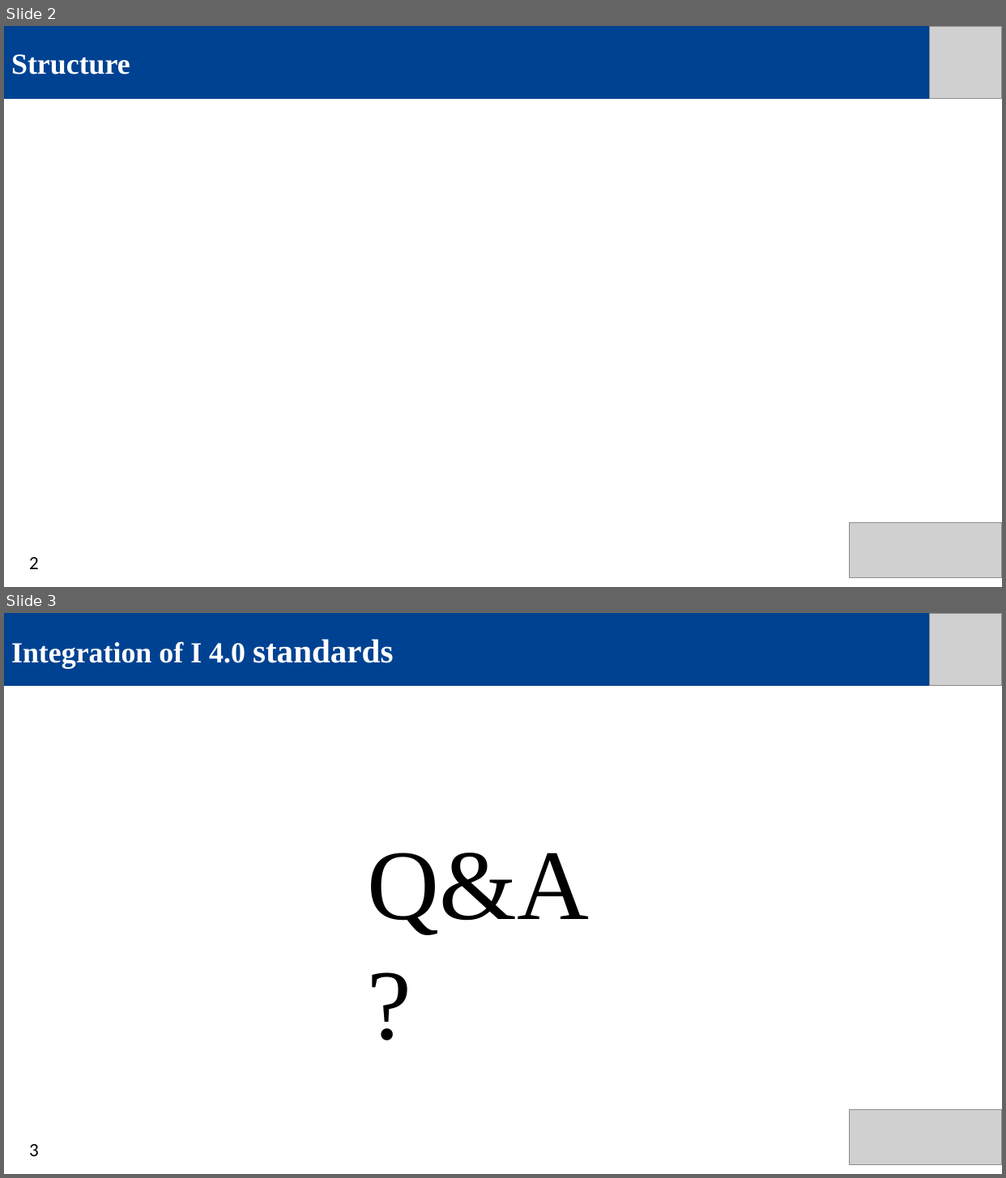
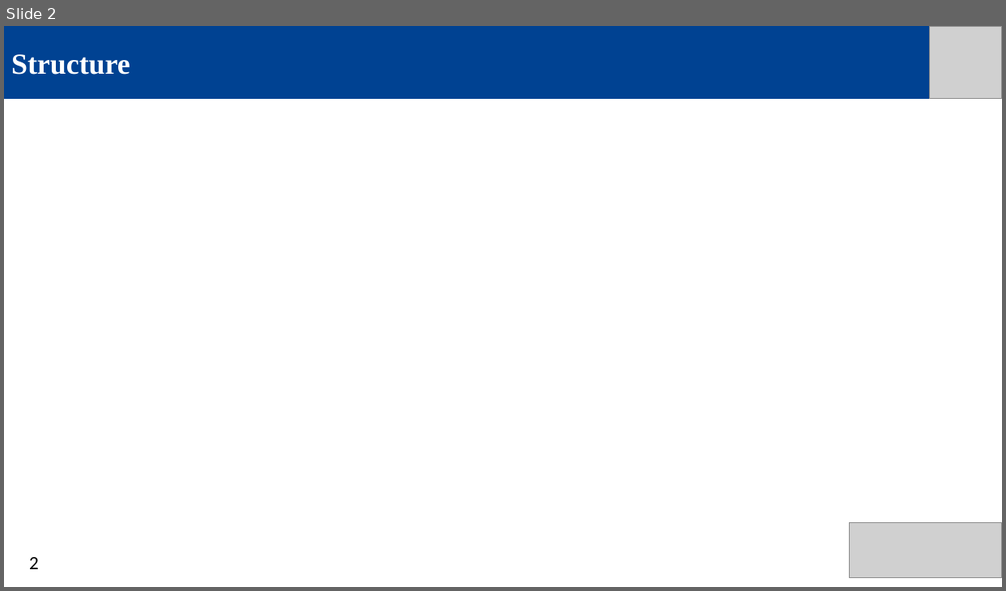
Before and after one commit to IntegrationI40StandardsSemLab/Integration-I4.0, a slide deck: Presentations/Presentation_template.pptx. Shown one above the other, each under a label of ours: slides 2 and 3 before the commit, slide 2 after it. The pictures are 1006x1178 and 1006x591 pixels, drawn with LibreOffice and Linux fonts; fonts in the diff are those of the drawing; grey boxes stand for pictures. Boxes give left, top, right and bottom in pixels: in the first picture for what was removed or moved away, otherwise in the second. Text is boxed around its words. In the diff, an @@ line names an element or a change of style, - is before the commit and + after.

```diff
--- a/Presentations/Presentation_template.pptx
+++ b/Presentations/Presentation_template.pptx
@@ slide 3 removed at <box>4,613,1002,1174</box>, background #FFFFFF @@
@@ rectangle removed at <box>4,613,929,686</box> @@
-Integration of I 4.0 standards
@@ picture removed at <box>929,613,1002,686</box> @@
@@ text removed at <box>368,853,590,935</box> @@
-Q&A?
@@ picture removed at <box>849,1110,1002,1165</box> @@
@@ text removed at <box>29,1144,39,1157</box> @@
-3
```
Also in this commit, not shown: 1 slide changed, 16 other files.
